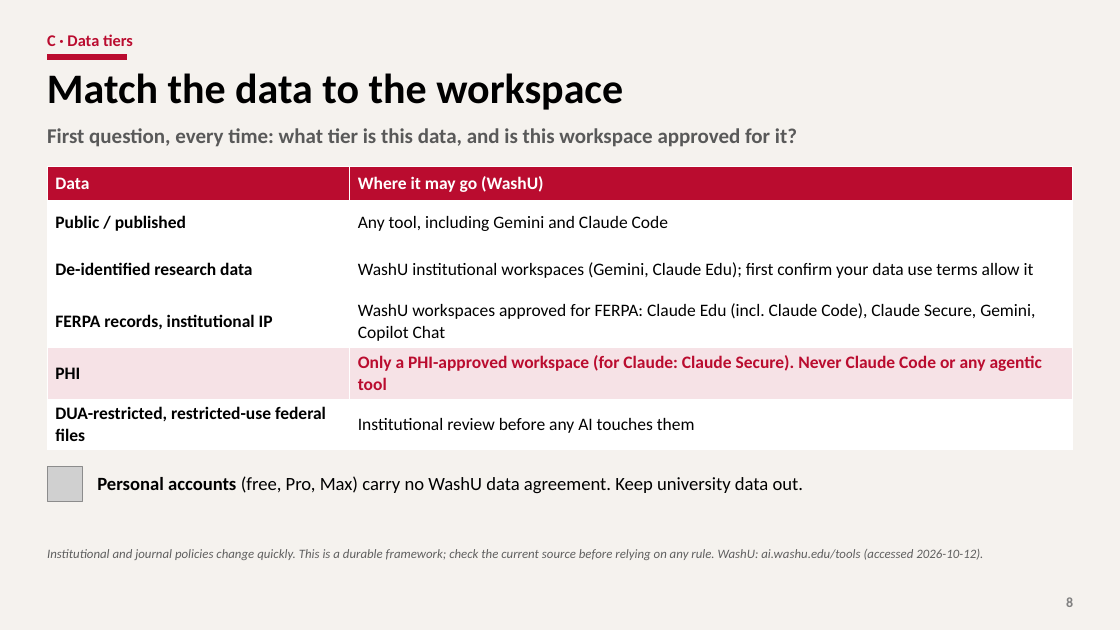
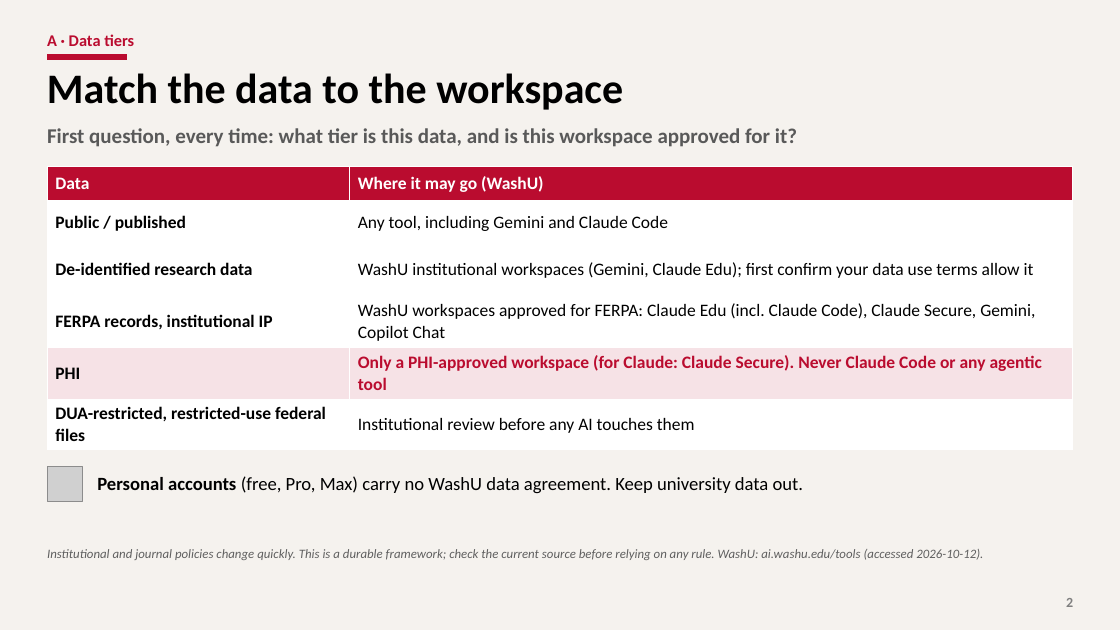
Before and after one commit to YungChun0303/ai_workshop_edu, a slide deck: slide 2 of part4_ethics/slides/part4_ethics.pptx (slide 8 before the commit). Drawn at 1120x630 pixels with LibreOffice and Linux fonts; fonts in the diff are those of the drawing; grey boxes stand for pictures; background and template pictures are left out. Boxes give left, top, right and bottom in pixels: in the first picture for what was removed or moved away, otherwise in the second. Text is boxed around its words. In the diff, an @@ line names an element or a change of style, - is before the commit and + after.

```diff
--- a/part4_ethics/slides/part4_ethics.pptx
+++ b/part4_ethics/slides/part4_ethics.pptx
@@ text at [47,34,134,46]: text changed @@
-C · Data tiers
+A · Data tiers
@@ page number at [1066,598,1073,607]: text changed @@
-8
+2
```
Also in this commit, not shown: 10 other slides changed, 1 other file.
